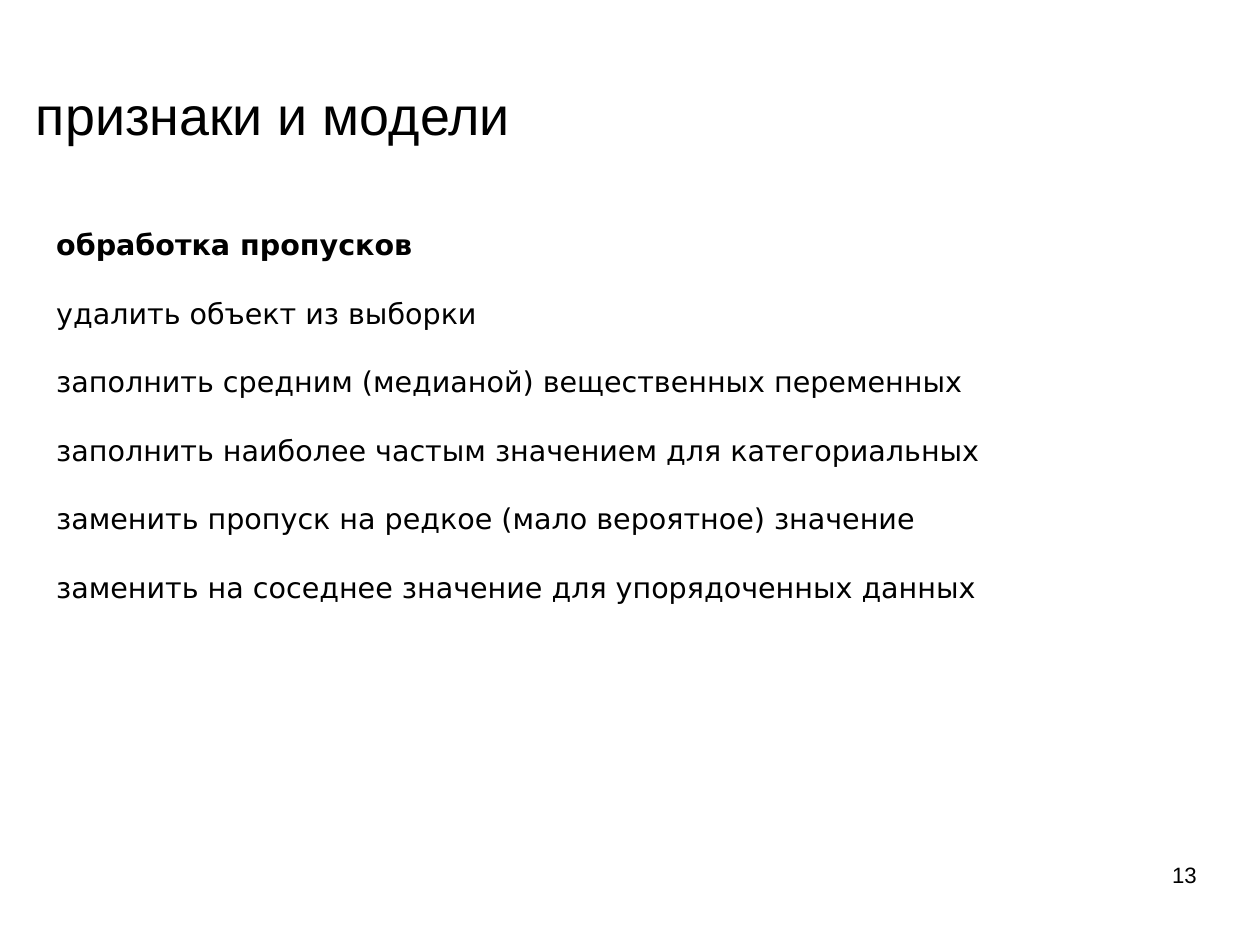
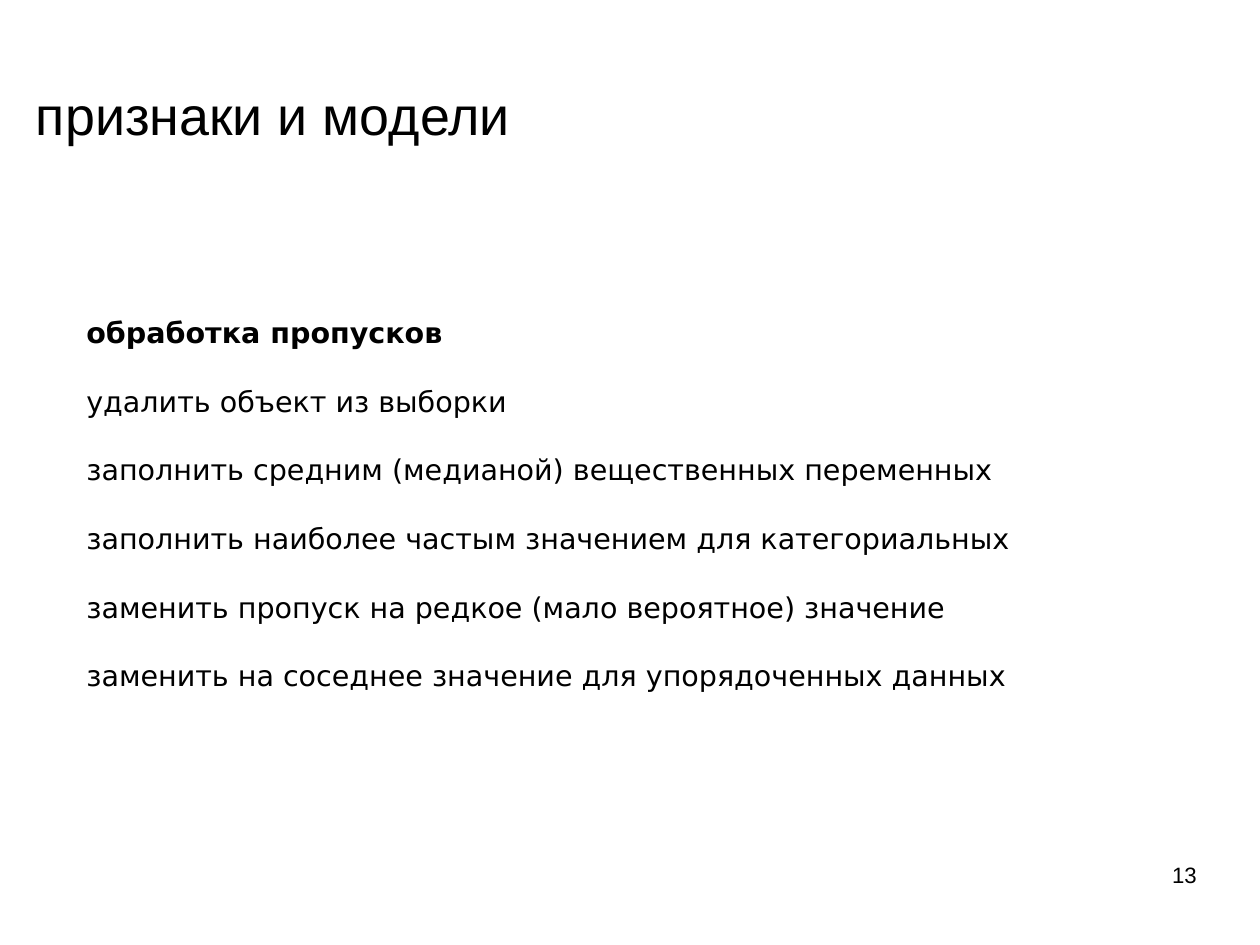
Before and after one commit to mechanoid5/ml_lectorium_legacy, a slide deck: slide 13 of 07-fetch-model.odp. Drawn at 1260x945 pixels with LibreOffice and Linux fonts; fonts in the diff are those of the drawing; background and template pictures are left out. Boxes give left, top, right and bottom in pixels: in the first picture for what was removed or moved away, otherwise in the second. Text is boxed around its words. In the diff, an @@ line names an element or a change of style, - is before the commit and + after.

```diff
--- a/07-fetch-model.odp
+++ b/07-fetch-model.odp
@@ text "обработка пропусков": place and size @@
-text "обработка пропусков" at [56, 232, 979, 604]
+text "обработка пропусков" at [86, 320, 1009, 692]
```
Also in this commit, not shown: 1 other slide changed, 3 other files.
